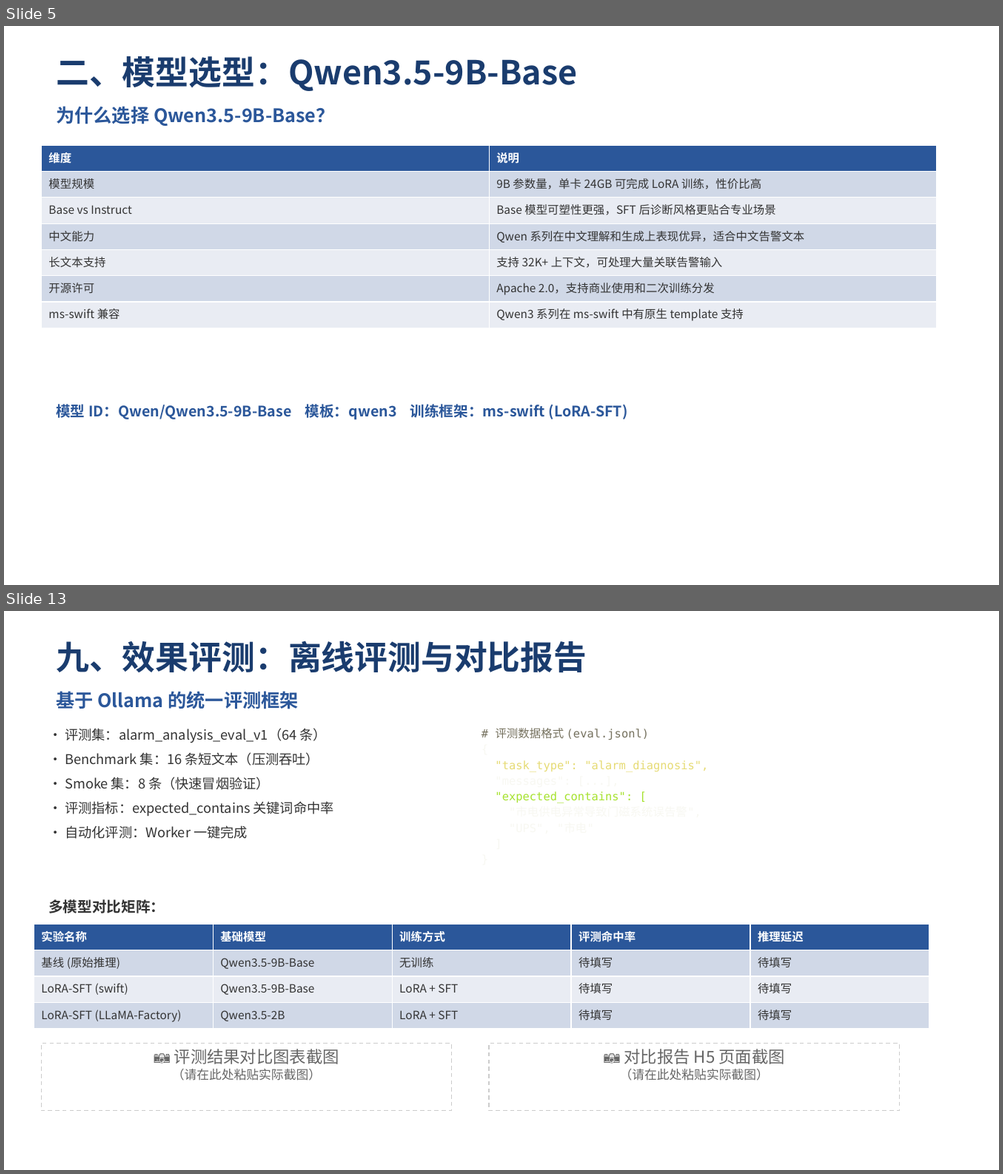
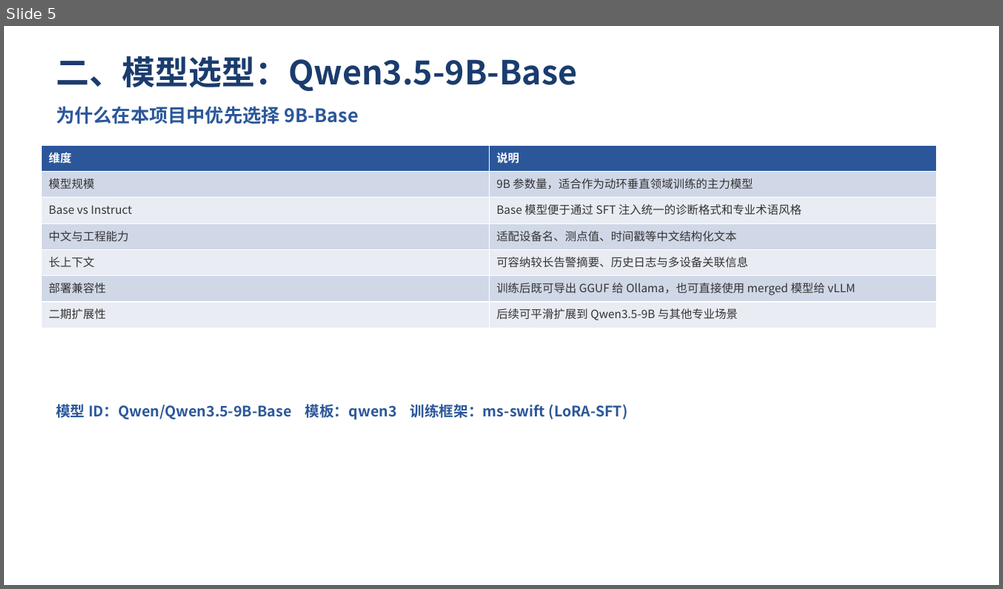
Before and after one commit to langdexuming/cccApp, a slide deck: resources/Qwen3.5-9B-Base动环告警诊断训练介绍.pptx. Shown one above the other, each under a label of ours: slides 5 and 13 before the commit, slide 5 after it; the slides between them are not shown. The pictures are 1003x1174 and 1003x589 pixels, drawn with LibreOffice and Linux fonts; fonts in the diff are those of the drawing. Boxes give left, top, right and bottom in pixels: in the first picture for what was removed or moved away, otherwise in the second. Text is boxed around its words. In the diff, an @@ line names an element or a change of style, - is before the commit and + after.

```diff
--- a/resources/Qwen3.5-9B-Base动环告警诊断训练介绍.pptx
+++ b/resources/Qwen3.5-9B-Base动环告警诊断训练介绍.pptx
@@ slide 13 removed at [4,611,999,1170], background #FFFFFF @@
@@ text removed at [56,641,586,672] @@
-九、效果评测：离线评测与对比报告
@@ text removed at [56,691,299,709] @@
-基于 Ollama 的统一评测框架
@@ text removed at [65,728,334,839] @@
-• 评测集：alarm_analysis_eval_v1（64 条）
-• Benchmark 集：16 条短文本（压测吞吐）
-• Smoke 集：8 条（快速冒烟验证）
-• 评测指标：expected_contains 关键词命中率
-• 自动化评测：Worker 一键完成
@@ text removed at [495,728,708,803] @@
-# 评测数据格式 (eval.jsonl)
-{
-"task_type": "alarm_diagnosis",
-"messages": [...],
-"expected_contains": [
-"市电供电异常导致门磁系统误告警",
-"UPS", "市电"
-]
-}
@@ text removed at [48,900,165,914] @@
-多模型对比矩阵：
@@ table removed at [34,924,929,1029], 4 rows, 5 columns @@
-实验名称 | 基础模型 | 训练方式 | 评测命中率 | 推理延迟
-基线 (原始推理) | Qwen3.5-9B-Base | 无训练 | 待填写 | 待填写
-LoRA-SFT (swift) | Qwen3.5-9B-Base | LoRA + SFT | 待填写 | 待填写
-LoRA-SFT (LLaMA-Factory) | Qwen3.5-2B | LoRA + SFT | 待填写 | 待填写
@@ rectangle removed at [41,1044,452,1111] @@
-📷 评测结果对比图表截图
-（请在此处粘贴实际截图）
@@ rectangle removed at [489,1044,899,1111] @@
-📷 对比报告 H5 页面截图
-（请在此处粘贴实际截图）
@@ slide 5 changed as well @@
@@ text at [56,106,358,124]: text changed @@
-为什么选择 Qwen3.5-9B-Base？
+为什么在本项目中优先选择 9B-Base
@@ table at [41,145,936,328] @@
-row 2, column 2: 9B 参数量，单卡 24GB 可完成 LoRA 训练，性价比高
+row 2, column 2: 9B 参数量，适合作为动环垂直领域训练的主力模型
-row 3, column 2: Base 模型可塑性更强，SFT 后诊断风格更贴合专业场景
+row 3, column 2: Base 模型便于通过 SFT 注入统一的诊断格式和专业术语风格
-row 4, column 1: 中文能力
+row 4, column 1: 中文与工程能力
-row 4, column 2: Qwen 系列在中文理解和生成上表现优异，适合中文告警文本
+row 4, column 2: 适配设备名、测点值、时间戳等中文结构化文本
-row 5, column 1: 长文本支持
+row 5, column 1: 长上下文
-row 5, column 2: 支持 32K+ 上下文，可处理大量关联告警输入
+row 5, column 2: 可容纳较长告警摘要、历史日志与多设备关联信息
-row 6, column 1: 开源许可
+row 6, column 1: 部署兼容性
-row 6, column 2: Apache 2.0，支持商业使用和二次训练分发
+row 6, column 2: 训练后既可导出 GGUF 给 Ollama，也可直接使用 merged 模型给 vLLM
-row 7, column 1: ms-swift 兼容
+row 7, column 1: 二期扩展性
-row 7, column 2: Qwen3 系列在 ms-swift 中有原生 template 支持
+row 7, column 2: 后续可平滑扩展到 Qwen3.5-9B 与其他专业场景
```
Also in this commit, not shown: 11 other slides changed, 5 slides added, 4 other slides removed, 19 other files.
